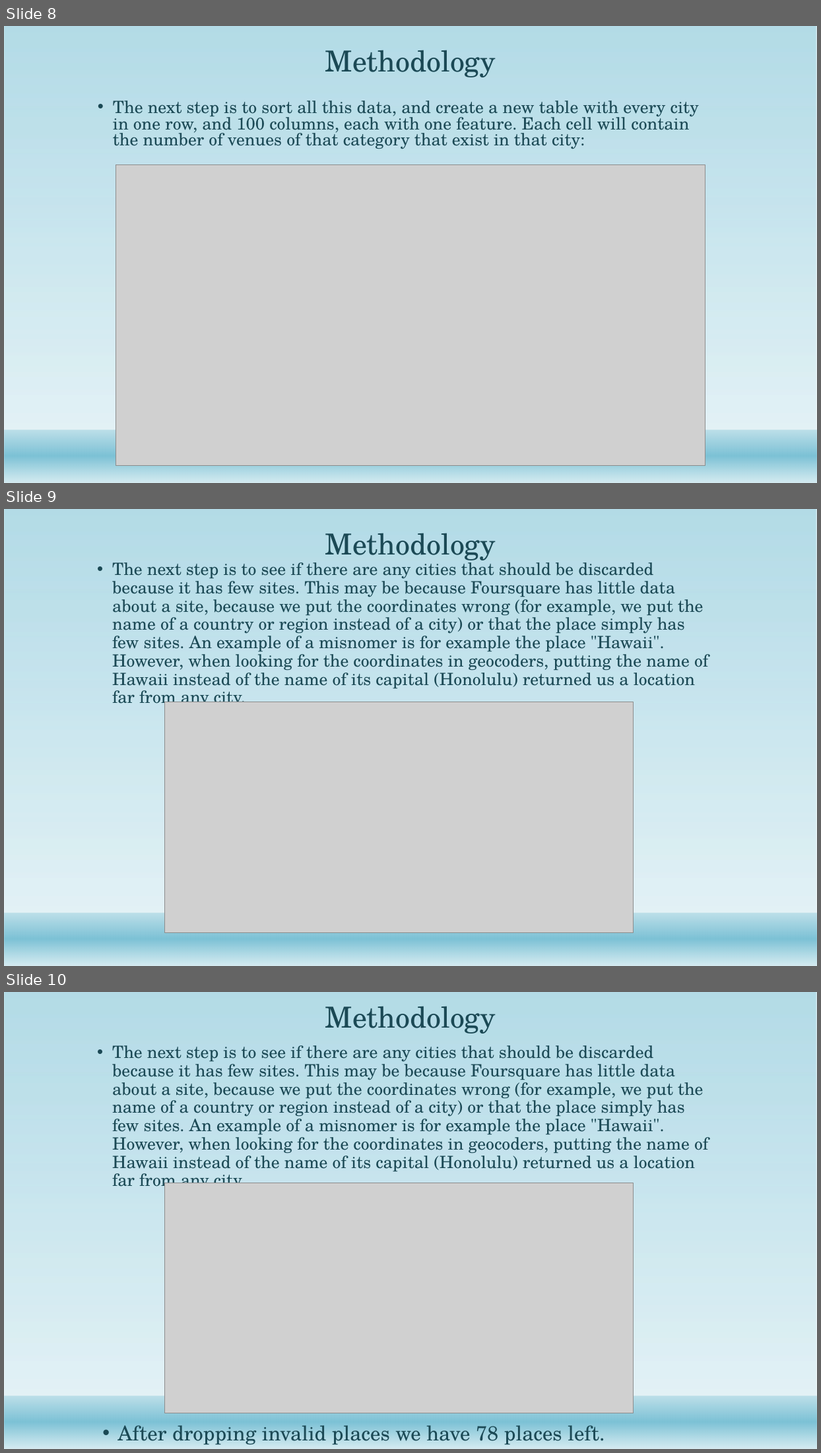
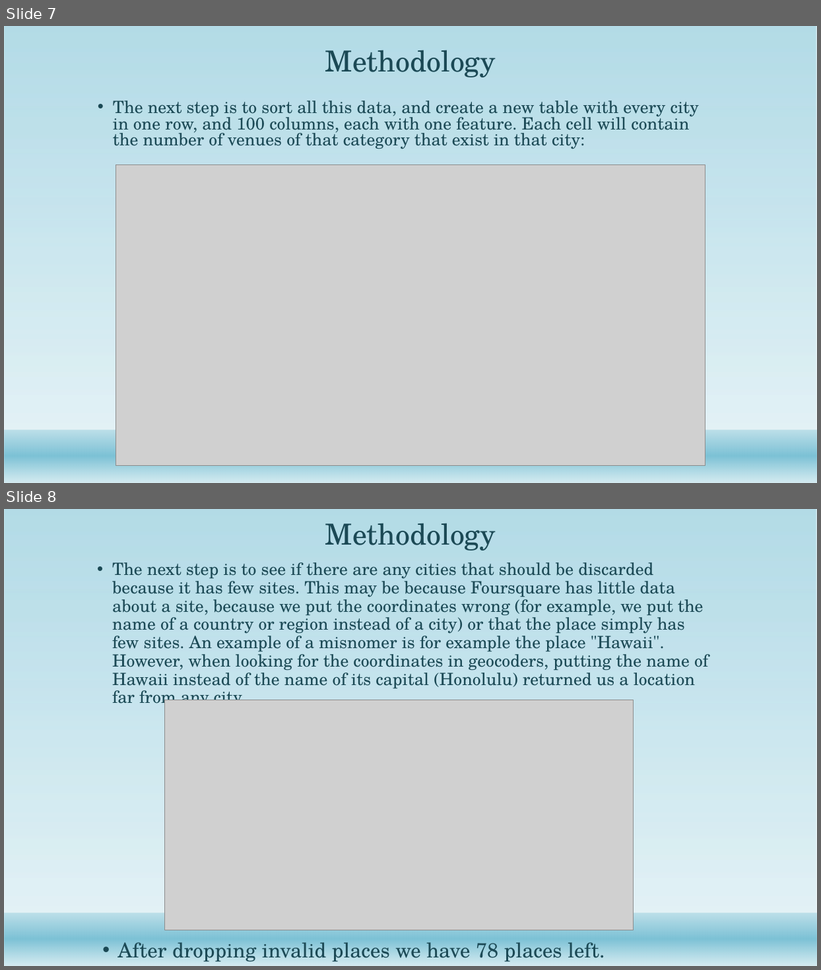
Before and after one commit to SergiBago/Coursera_Capstone_IBM, a slide deck: Where to go on vacation.pptx. Shown one above the other, each under a label of ours: slides 8, 9 and 10 before the commit, slides 7 and 8 after it. The pictures are 821x1453 and 821x970 pixels, drawn with LibreOffice and Linux fonts; fonts in the diff are those of the drawing; grey boxes stand for pictures; background and template pictures are left out. Boxes give left, top, right and bottom in pixels: in the first picture for what was removed or moved away, otherwise in the second. Text is boxed around its words. In the diff, an @@ line names an element or a change of style, - is before the commit and + after.

```diff
--- a/Where to go on vacation.pptx
+++ b/Where to go on vacation.pptx
@@ slide 9 removed at <box>4,509,817,966</box>, background #FFFFFF; not listed: 2 template elements that a slide beside it also shows @@
@@ title removed at <box>325,533,496,563</box> @@
-Methodology
@@ text removed at <box>112,559,708,709</box> @@
-• The next step is to see if there are any cities that should be discarded because it has few sites. This may be because Foursquare has little data about a site, because we put the coordinates wrong (for example, we put the name of a country or region instead of a city) or that the place simply has few sites. An example of a misnomer is for example the place "Hawaii". However, when looking for the coordinates in geocoders, putting the name of Hawaii instead of the name of its capital (Honolulu) returned us a location far from any city.
@@ picture removed at <box>165,702,634,933</box> @@
@@ what was slide 8 is now slide 7 @@
@@ what was slide 10 is now slide 8 @@
```
Also in this commit, not shown: 1 other slide removed, 2 other files.
